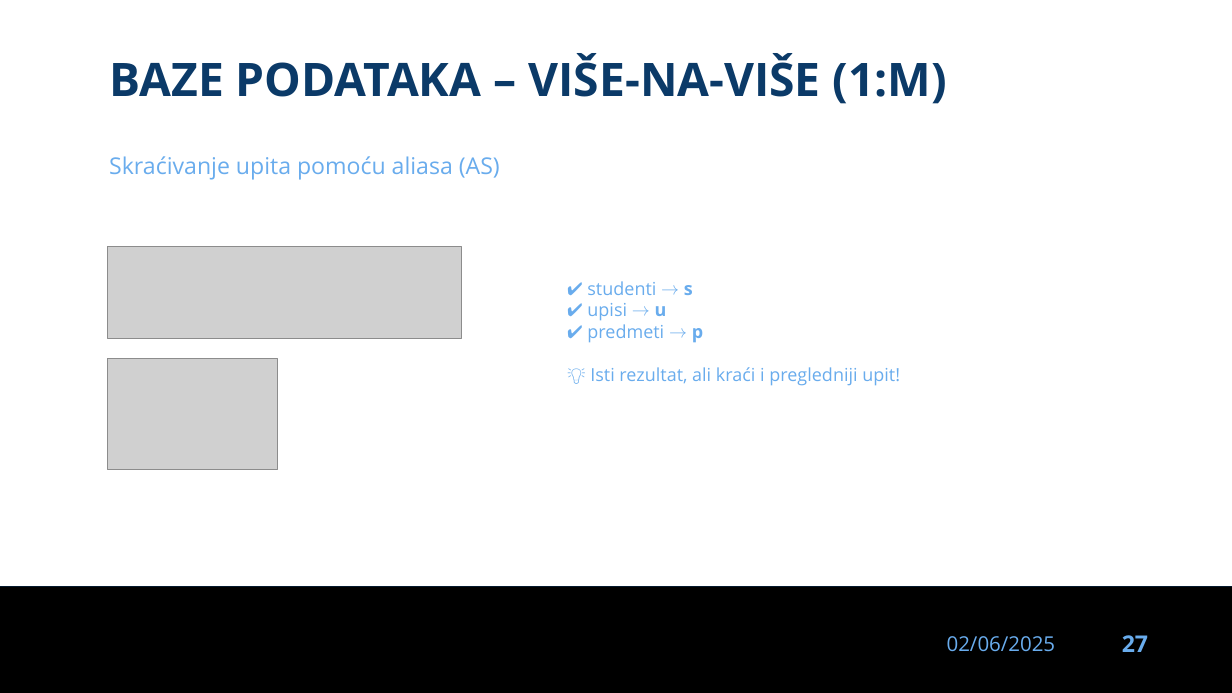
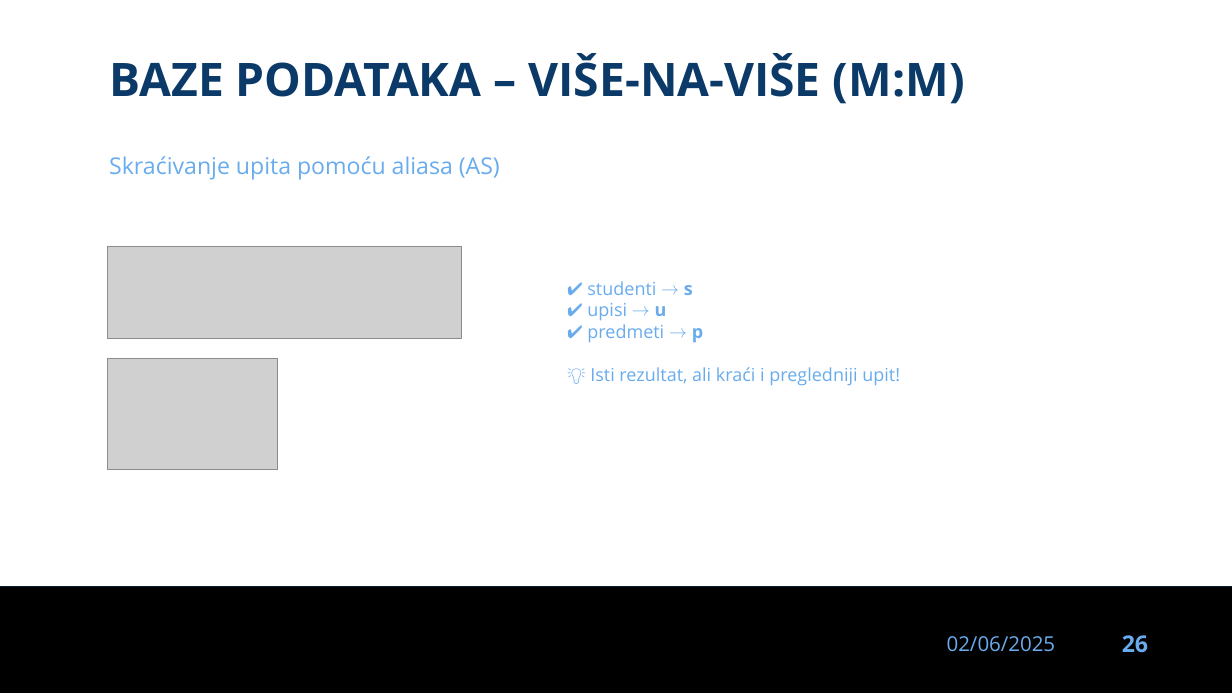
Before and after one commit to dinoDuvnjak/CTK, a slide deck: slide 26 of Bootcamp/DB-uvod/DB-uvod.pptx (slide 27 before the commit). Drawn at 1232x693 pixels with LibreOffice and Linux fonts; fonts in the diff are those of the drawing; grey boxes stand for pictures; background and template pictures are left out. Boxes give left, top, right and bottom in pixels: in the first picture for what was removed or moved away, otherwise in the second. Text is boxed around its words. In the diff, an @@ line names an element or a change of style, - is before the commit and + after.

```diff
--- a/Bootcamp/DB-uvod/DB-uvod.pptx
+++ b/Bootcamp/DB-uvod/DB-uvod.pptx
@@ text at (109,53,965,104): text changed @@
-BAZE PODATAKA – VIŠE-NA-VIŠE (1:M)
+BAZE PODATAKA – VIŠE-NA-VIŠE (M:M)
@@ page number at (1122,635,1148,653): text changed @@
-27
+26
```
Also in this commit, not shown: 1 other slide changed, 1 slide removed, 7 other files.
